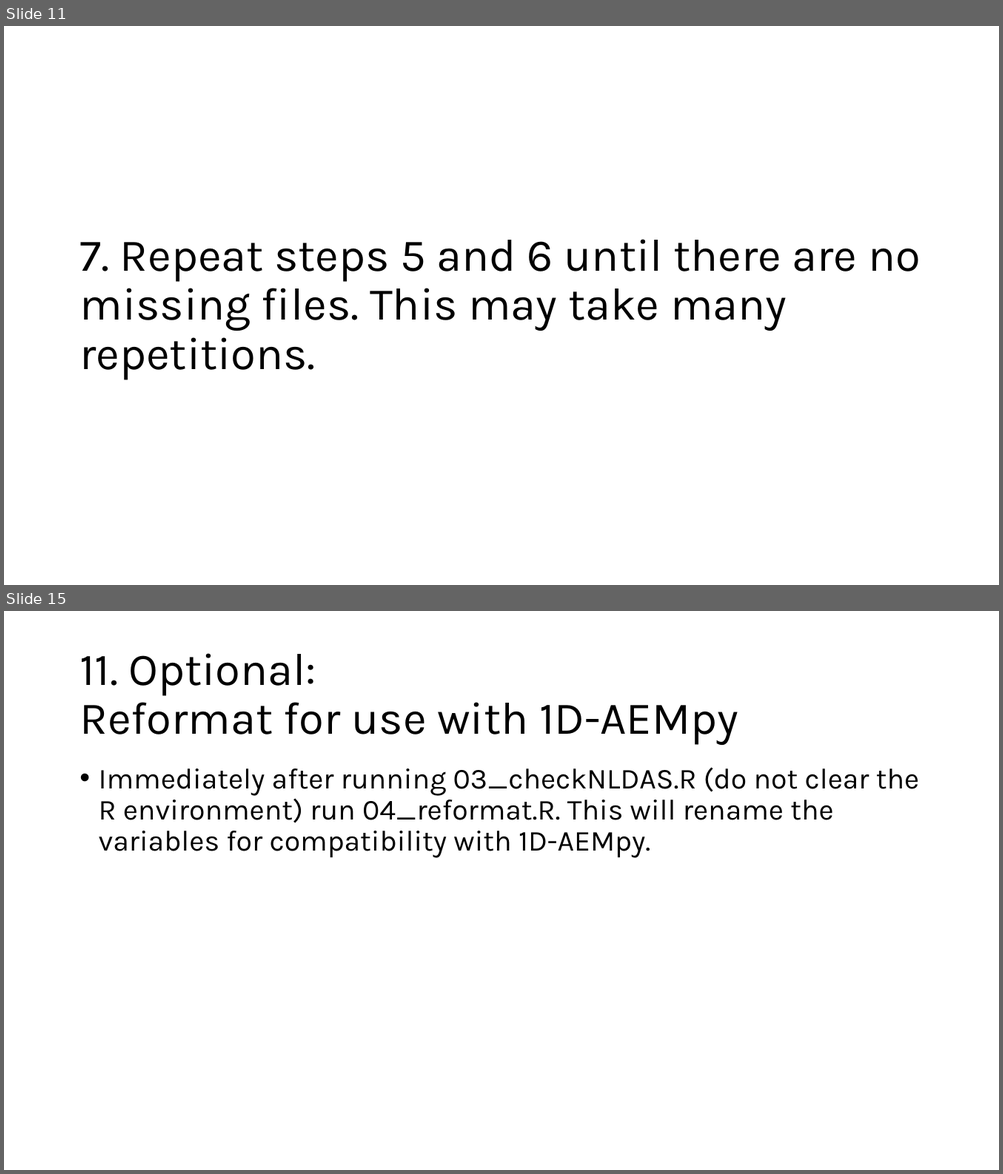
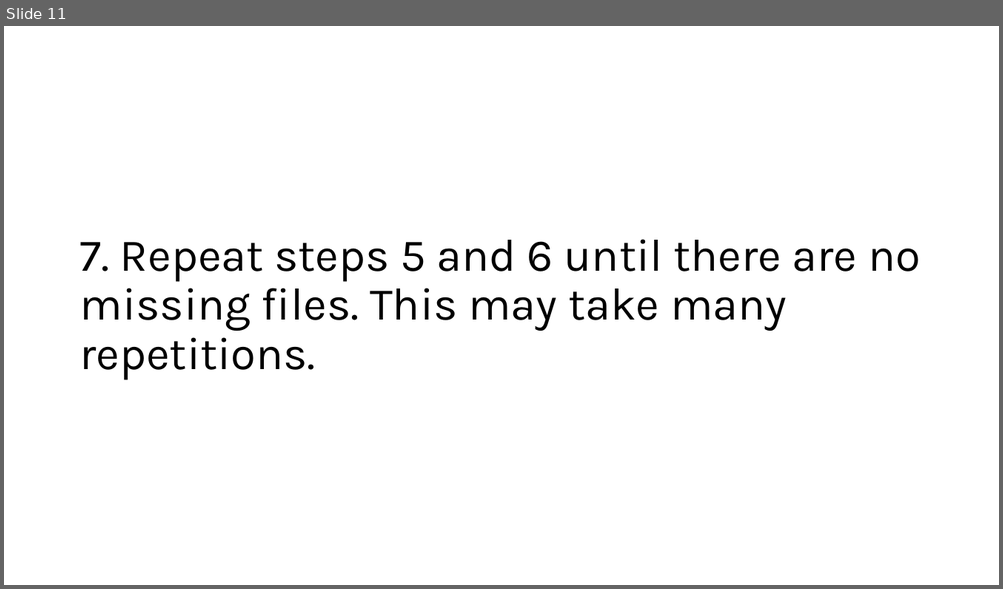
Before and after one commit to eco-kgml/NLDAS2_for_LakeGPT, a slide deck: How_to_NLDAS2 data.pptx. Shown one above the other, each under a label of ours: slides 11 and 15 before the commit, slide 11 after it; the slides between them are not shown. The pictures are 1003x1174 and 1003x589 pixels, drawn with LibreOffice and Linux fonts; fonts in the diff are those of the drawing. Boxes give left, top, right and bottom in pixels: in the first picture for what was removed or moved away, otherwise in the second. Text is boxed around its words. In the diff, an @@ line names an element or a change of style, - is before the commit and + after.

```diff
--- a/How_to_NLDAS2 data.pptx
+++ b/How_to_NLDAS2 data.pptx
@@ slide 15 removed at [4, 611, 999, 1170], background #FFFFFF @@
@@ title removed at [79, 653, 738, 745] @@
-11. Optional:
-Reformat for use with 1D-AEMpy
@@ text removed at [99, 767, 919, 858] @@
-• Immediately after running 03_checkNLDAS.R (do not clear the R environment) run 04_reformat.R. This will rename the variables for compatibility with 1D-AEMpy.
```
Also in this commit, not shown: 10 slides changed, 2 slides added, 6 other files.
